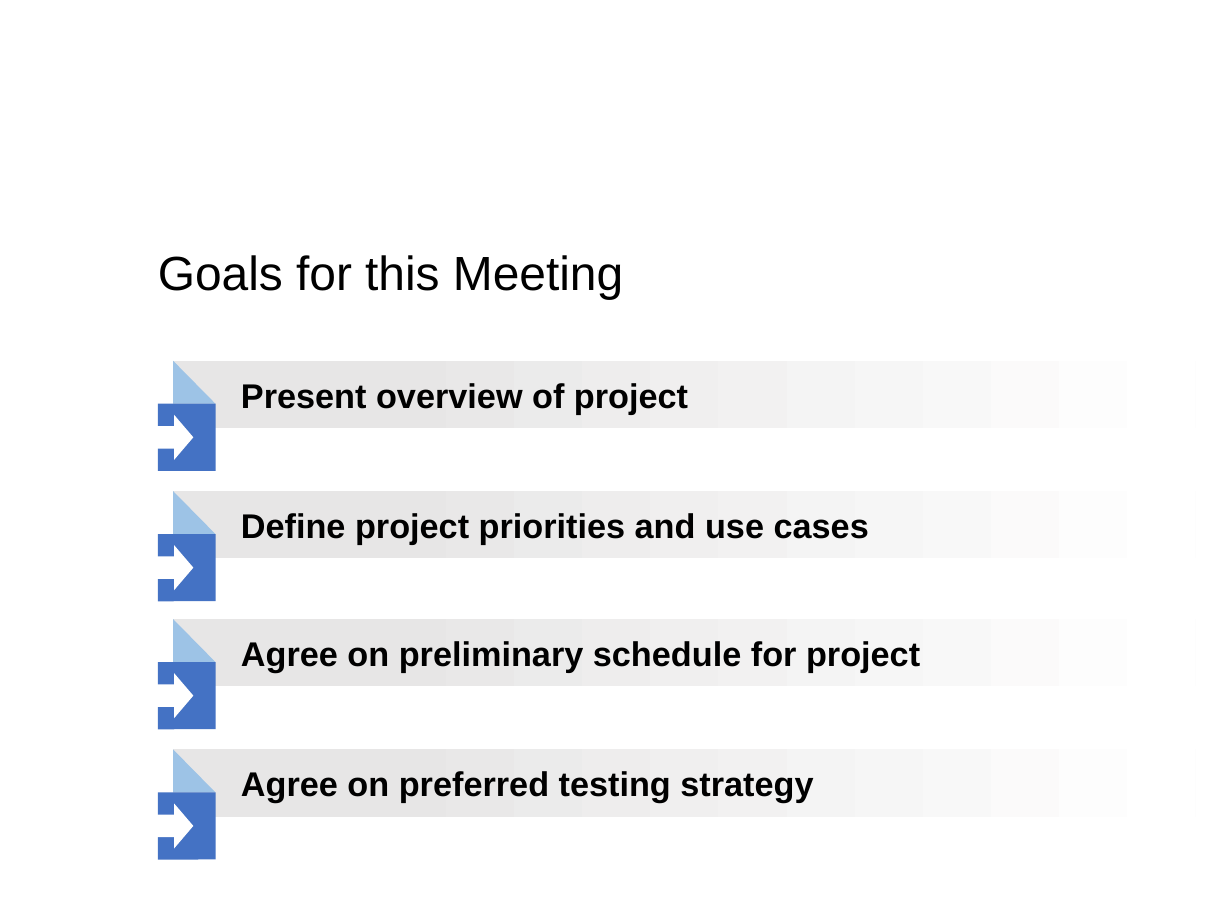
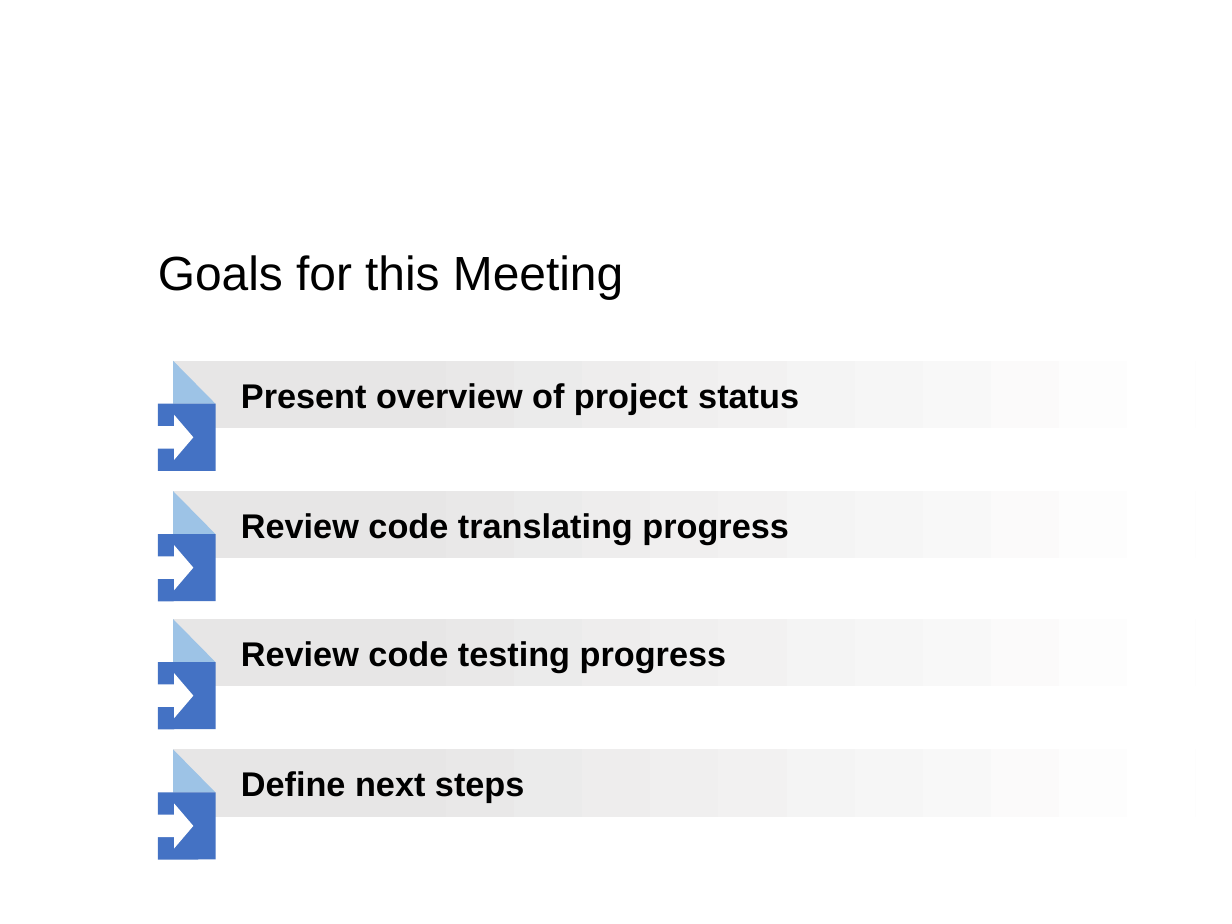
Before and after one commit to Plavit/CASA-refactor, a slide deck: slide 2 of docs/WIP/CASA_May4_v1.pptx. Drawn at 1232x924 pixels with LibreOffice and Linux fonts; fonts in the diff are those of the drawing; background and template pictures are left out. Boxes give left, top, right and bottom in pixels: in the first picture for what was removed or moved away, otherwise in the second. Text is boxed around its words. In the diff, an @@ line names an element or a change of style, - is before the commit and + after.

```diff
--- a/docs/WIP/CASA_May4_v1.pptx
+++ b/docs/WIP/CASA_May4_v1.pptx
@@ text in rectangle at (241, 383, 799, 414): text changed @@
-Present overview of project
+Present overview of project status
@@ text in rectangle at (241, 513, 789, 544): text changed @@
-Define project priorities and use cases
+Review code translating progress
@@ text in rectangle at (241, 641, 727, 672): text changed @@
-Agree on preliminary schedule for project
+Review code testing progress
@@ text in rectangle at (241, 771, 524, 803): text changed @@
-Agree on preferred testing strategy
+Define next steps
```
Also in this commit, not shown: 8 other slides changed, 4 slides added, 2 slides removed.
